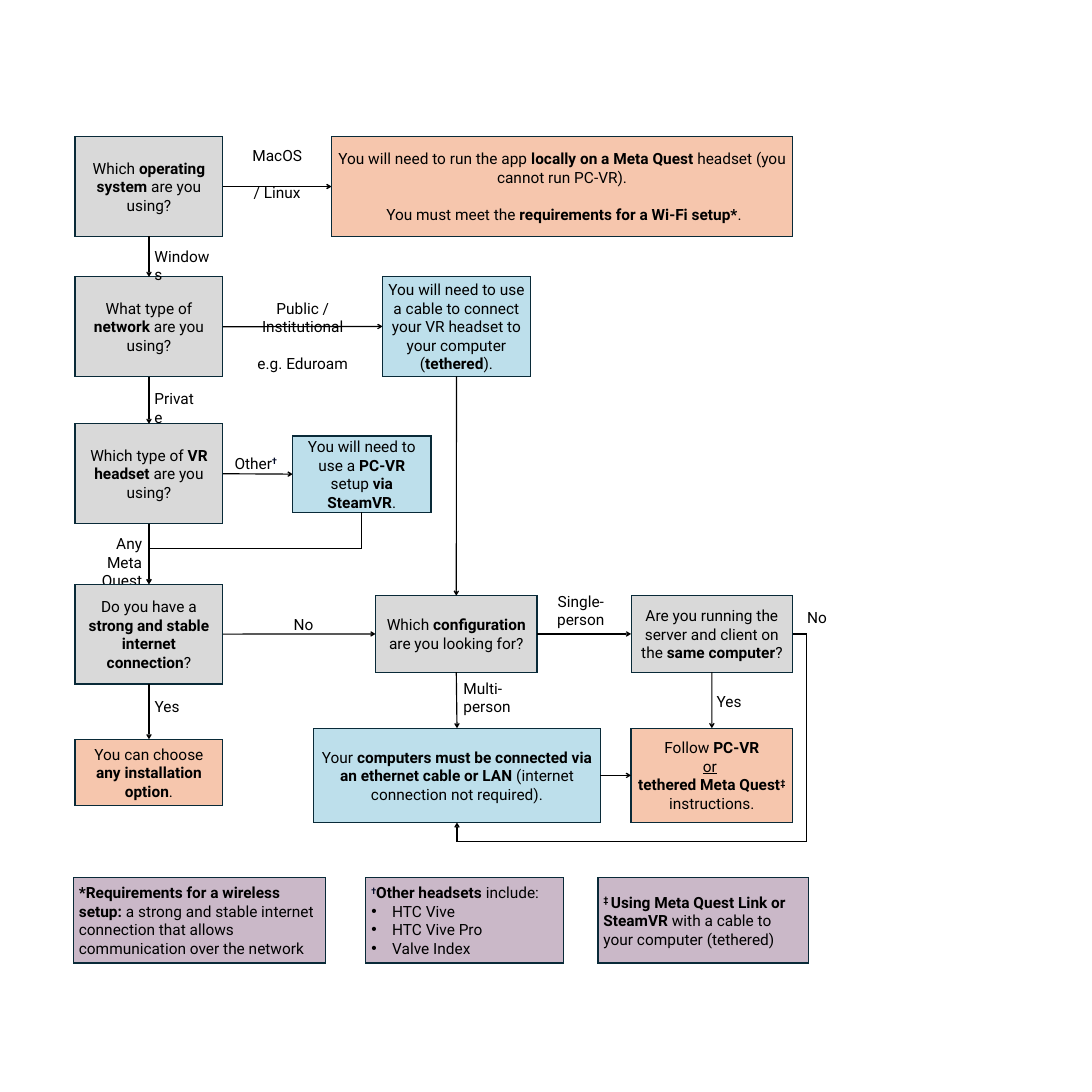
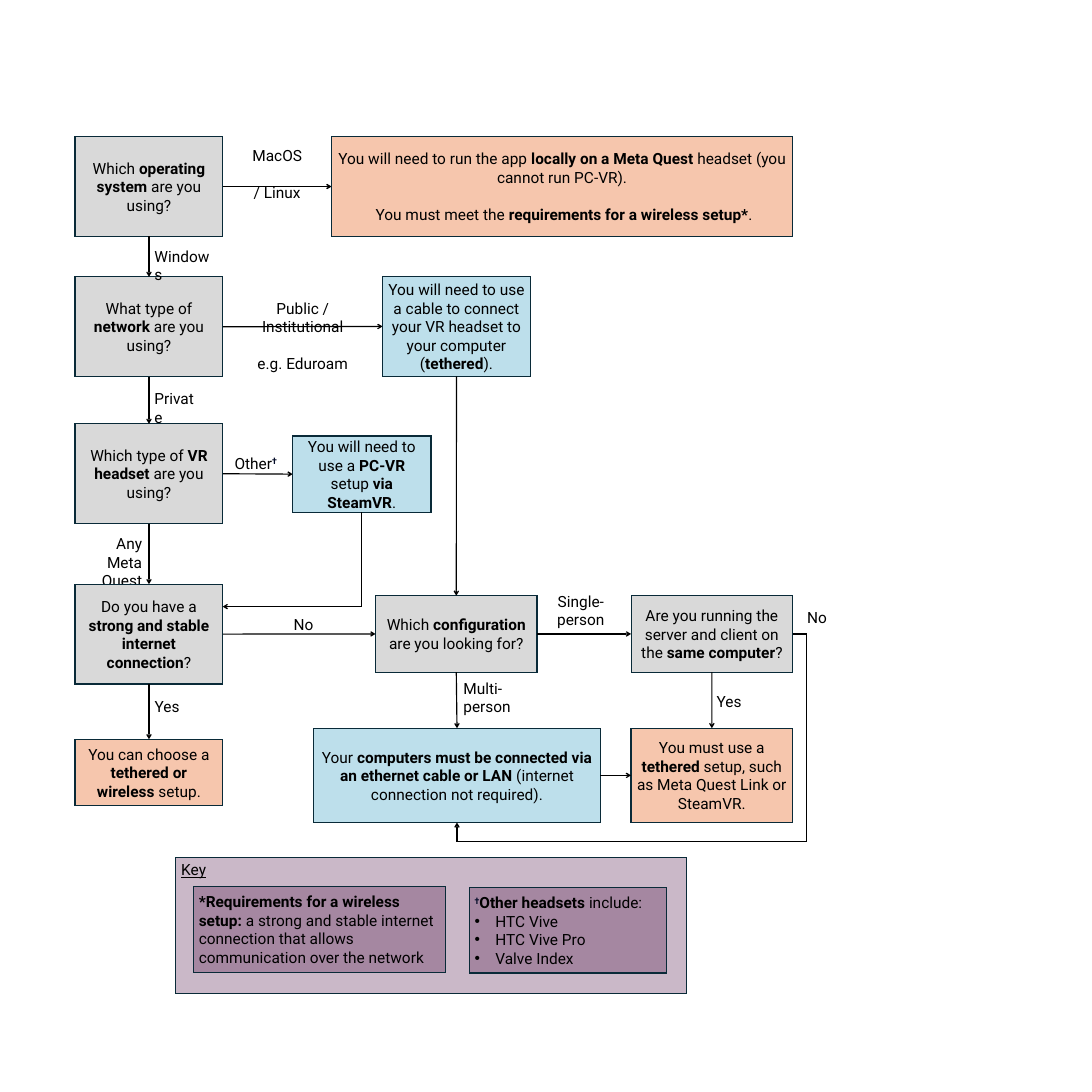
Before and after one commit to IRL2/nanover-docs, a slide deck: slide 1 of source/assets/flow-chart.pptx (slide 3 before the commit). Drawn at 1092x1092 pixels with LibreOffice and Linux fonts; fonts in the diff are those of the drawing. Boxes give left, top, right and bottom in pixels: in the first picture for what was removed or moved away, otherwise in the second. Text is boxed around its words. In the diff, an @@ line names an element or a change of style, - is before the commit and + after.

Commit message:
Update flow diagram and switch NanoVer iMD page round
The flow diagram was incorrect (PC-VR via SteamVR section).

Switched the NanoVer Tutorials page round so that the tutorial instructions are first and the 'choose your setup' section is second. This fits better with the structure of the other tutorial pages.

```diff
--- a/source/assets/flow-chart.pptx
+++ b/source/assets/flow-chart.pptx
@@ text in rectangle at (376,208,752,223): text changed @@
-You must meet the requirements for a Wi-Fi setup*.
+You must meet the requirements for a wireless setup*.
@@ elbow arrow moved from (362, 512) - (149, 584) to (362, 512) - (222, 607) @@
@@ text in rectangle at (88,748,209,800): text changed; bold off @@
-You can choose any installation option.
+You can choose a tethered or wireless setup.
@@ text in rectangle at (637,742,786,809): text changed; bold off @@
-Follow PC-VR
-or
-tethered Meta Quest‡ instructions.
+You must use a tethered setup, such as Meta Quest Link or SteamVR.
@@ rectangle added at (176,857,686,993), fill #501649 at 30% opacity, outline #092A39 1.5 pt, 20 pt, text #000000, underline @@
+Key
@@ rectangle "*Requirements for a wireless setup: ...": place and size @@
-rectangle "*Requirements for a wireless setup: ..." at (73,877,326,963)
+rectangle "*Requirements for a wireless setup: ..." at (194,887,446,972)
@@ rectangle "†Other headsets include:": place and size @@
-rectangle "†Other headsets include:" at (366,877,563,963)
+rectangle "†Other headsets include:" at (469,887,667,973)
@@ rectangle removed at (598,877,809,963) @@
-‡ Using Meta Quest Link or SteamVR with a cable to your computer (tethered)
```
Also in this commit, not shown: 2 other files.
